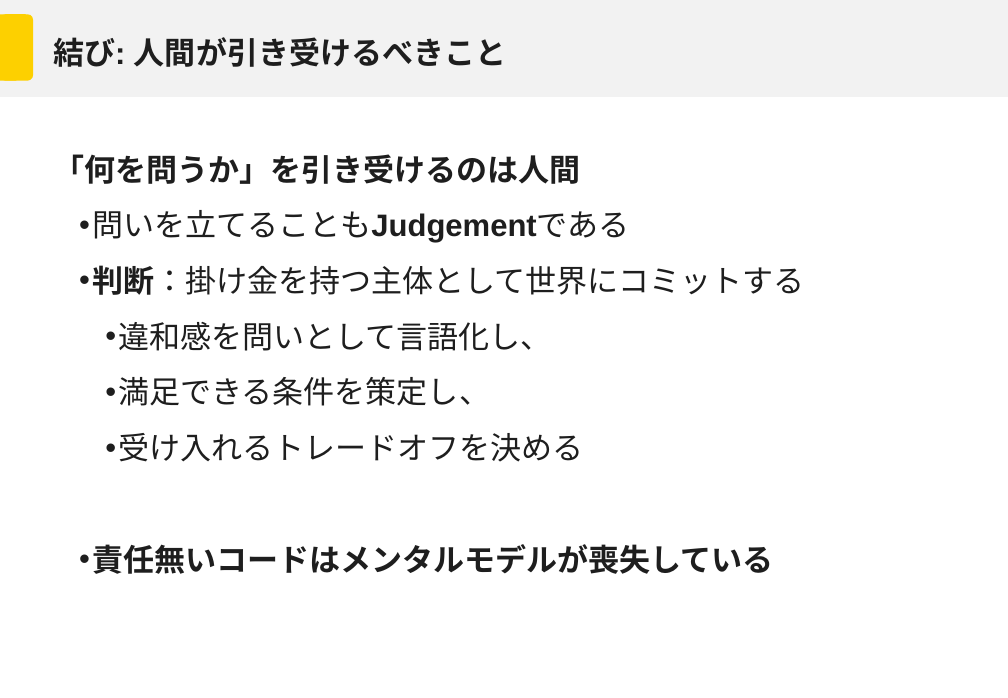
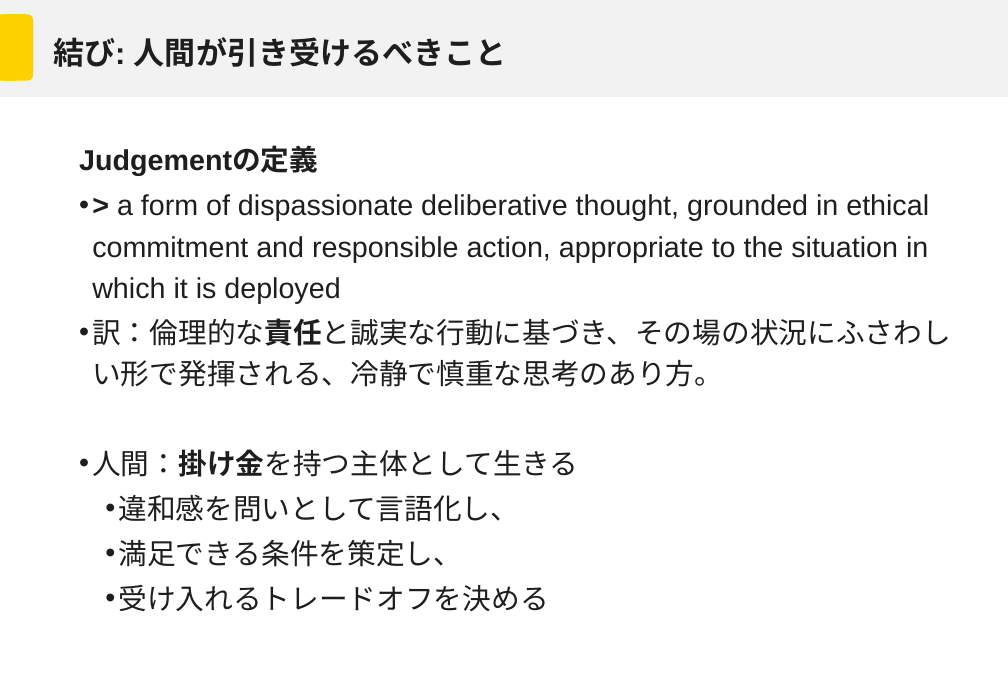
Before and after one commit to Mori-Taiki/Presentation, a slide deck: slide 30 of TechMeeting202604/techmeeting20260406.pptx (slide 31 before the commit). Drawn at 1008x698 pixels with LibreOffice and Linux fonts; fonts in the diff are those of the drawing; background and template pictures are left out. Boxes give left, top, right and bottom in pixels: in the first picture for what was removed or moved away, otherwise in the second. Text is boxed around its words. In the diff, an @@ line names an element or a change of style, - is before the commit and + after.

```diff
--- a/TechMeeting202604/techmeeting20260406.pptx
+++ b/TechMeeting202604/techmeeting20260406.pptx
@@ text at (79, 148, 951, 477): text changed; size 24 to 22.2 pt @@
-「何を問うか」を引き受けるのは人間
-  • 問いを立てることもJudgementである
-  • 判断：掛け金を持つ主体として世界にコミットする
+  Judgementの定義
+  • > a form of dispassionate deliberative thought, grounded in ethical commitment and responsible action, appropriate to the situation in which it is deployed
+  • 訳：倫理的な責任と誠実な行動に基づき、その場の状況にふさわしい形で発揮される、冷静で慎重な思考のあり方。
+  • 人間：掛け金を持つ主体として生きる
@@ text at (118, 495, 548, 611): size 24 to 22.2 pt in "違和感を問いとして言語化し、", "満足できる条件を策定し、", "受け入れるトレードオフを決める"; line spacing 1.4 to 1.2 @@
@@ text at (92, 544, 773, 574): paragraph removed @@
-  • 責任無いコードはメンタルモデルが喪失している
```
Also in this commit, not shown: 12 other slides changed, 1 slide removed.
